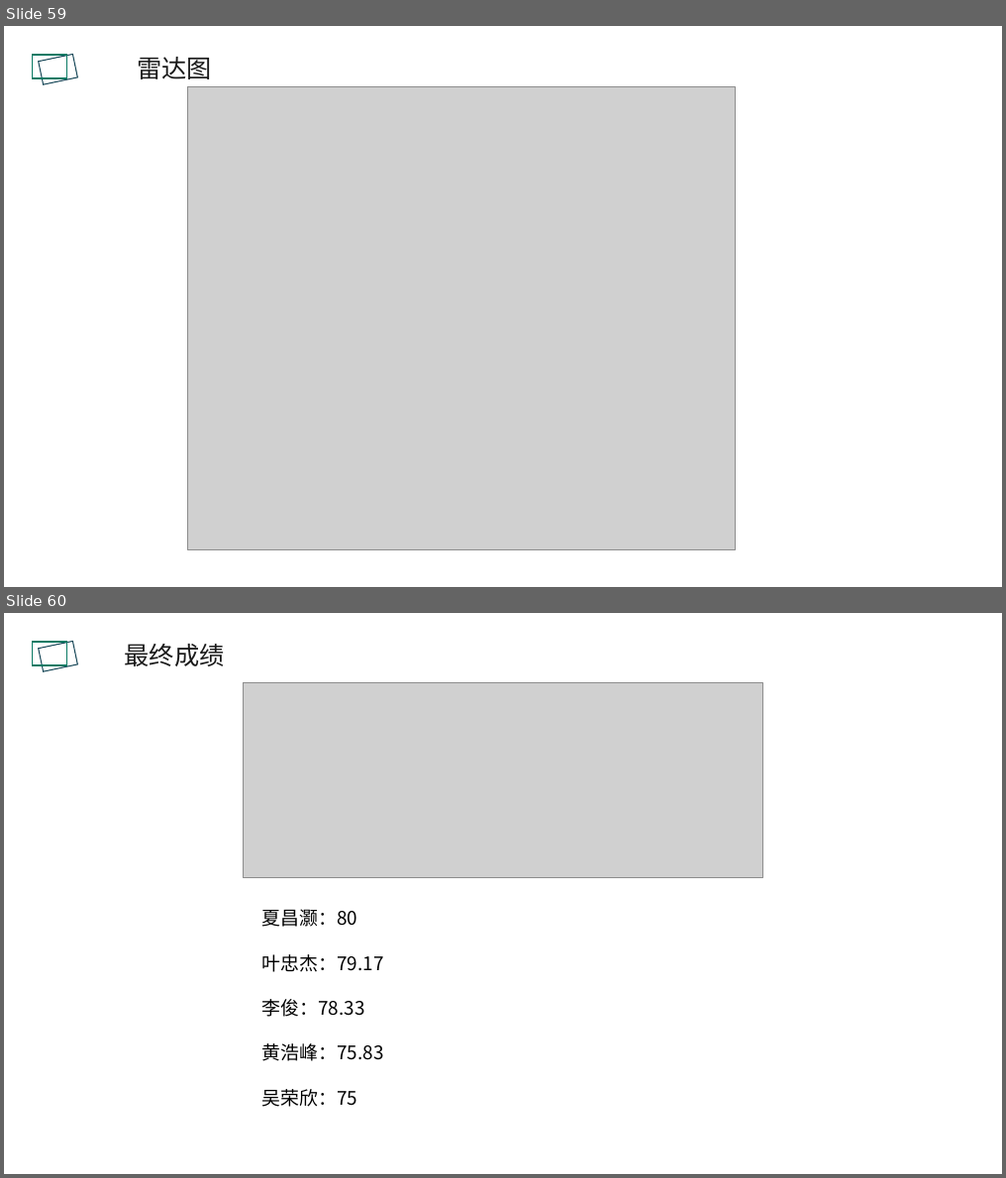
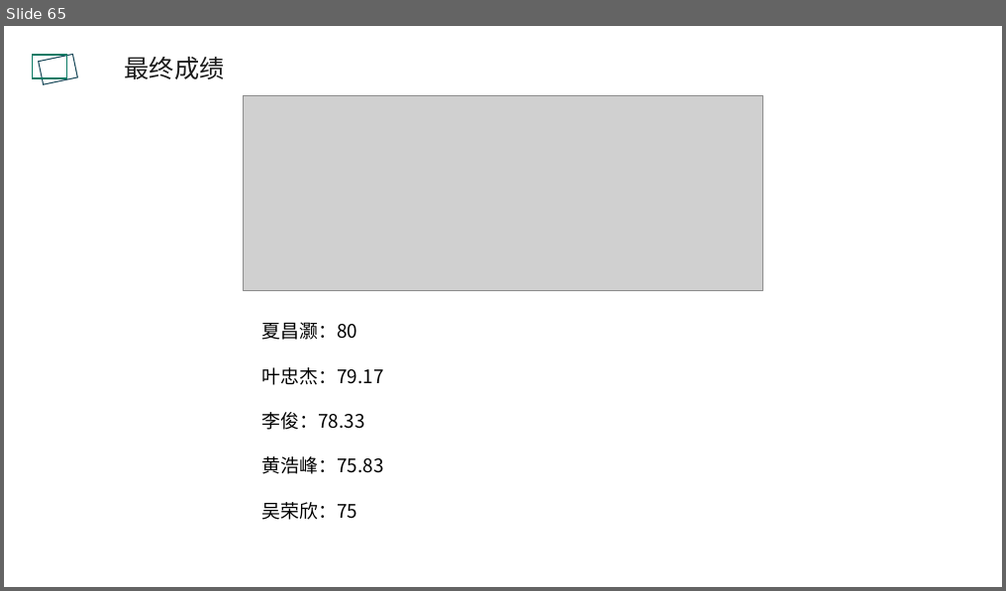
Before and after one commit to PRD2018-G10/TeachingAssistWebsiteProject, a slide deck: 所有组员每周任务/Date1207/PRD2018-G10-需求工程项目计划评审.pptx. Shown one above the other, each under a label of ours: slides 59 and 60 before the commit, slide 65 after it. The pictures are 1006x1178 and 1006x591 pixels, drawn with LibreOffice and Linux fonts; fonts in the diff are those of the drawing; grey boxes stand for pictures; background and template pictures are left out. Boxes give left, top, right and bottom in pixels: in the first picture for what was removed or moved away, otherwise in the second. Text is boxed around its words. In the diff, an @@ line names an element or a change of style, - is before the commit and + after.

```diff
--- a/所有组员每周任务/Date1207/PRD2018-G10-需求工程项目计划评审.pptx
+++ b/所有组员每周任务/Date1207/PRD2018-G10-需求工程项目计划评审.pptx
@@ slide 59 removed at [4,26,1002,587], background picture (left out) @@
@@ rectangle removed at [32,55,67,78] @@
@@ rectangle removed at [39,54,78,84] @@
@@ text removed at [137,57,212,79] @@
-雷达图
@@ picture removed at [187,86,736,550] @@
@@ what was slide 60 is now slide 65 @@
```
Also in this commit, not shown: 6 slides added, 13 other files.
